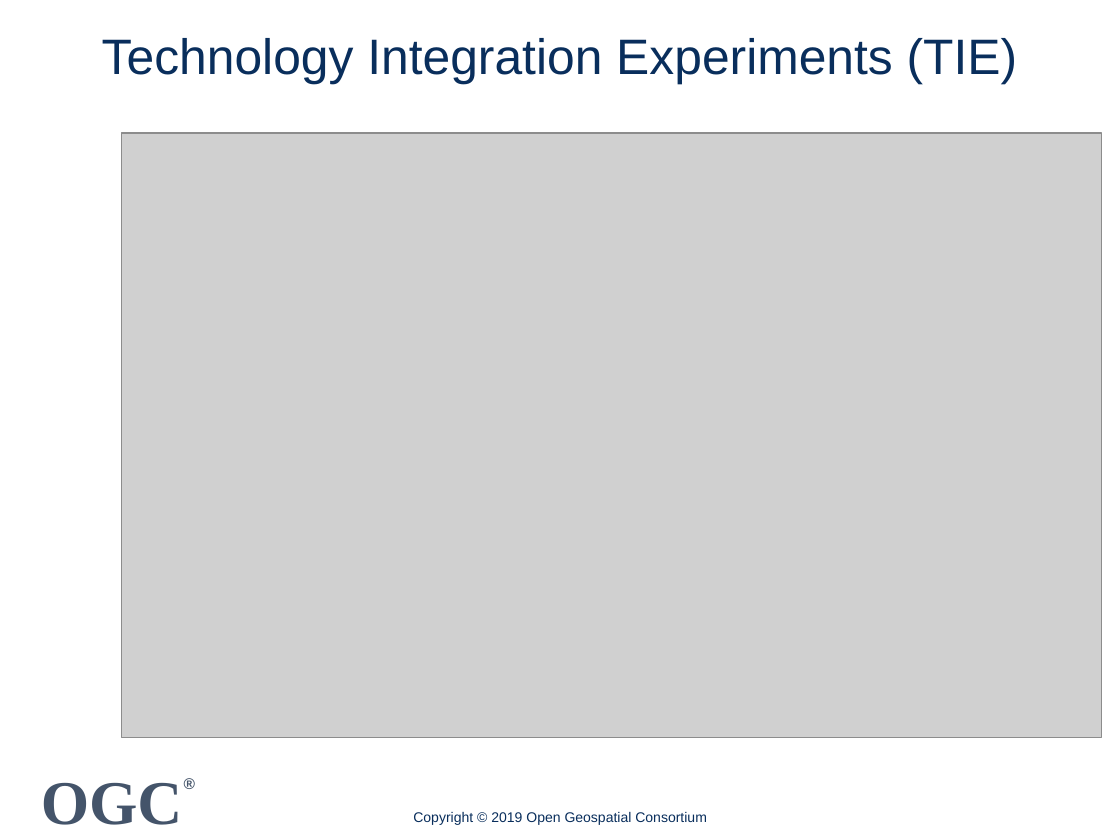
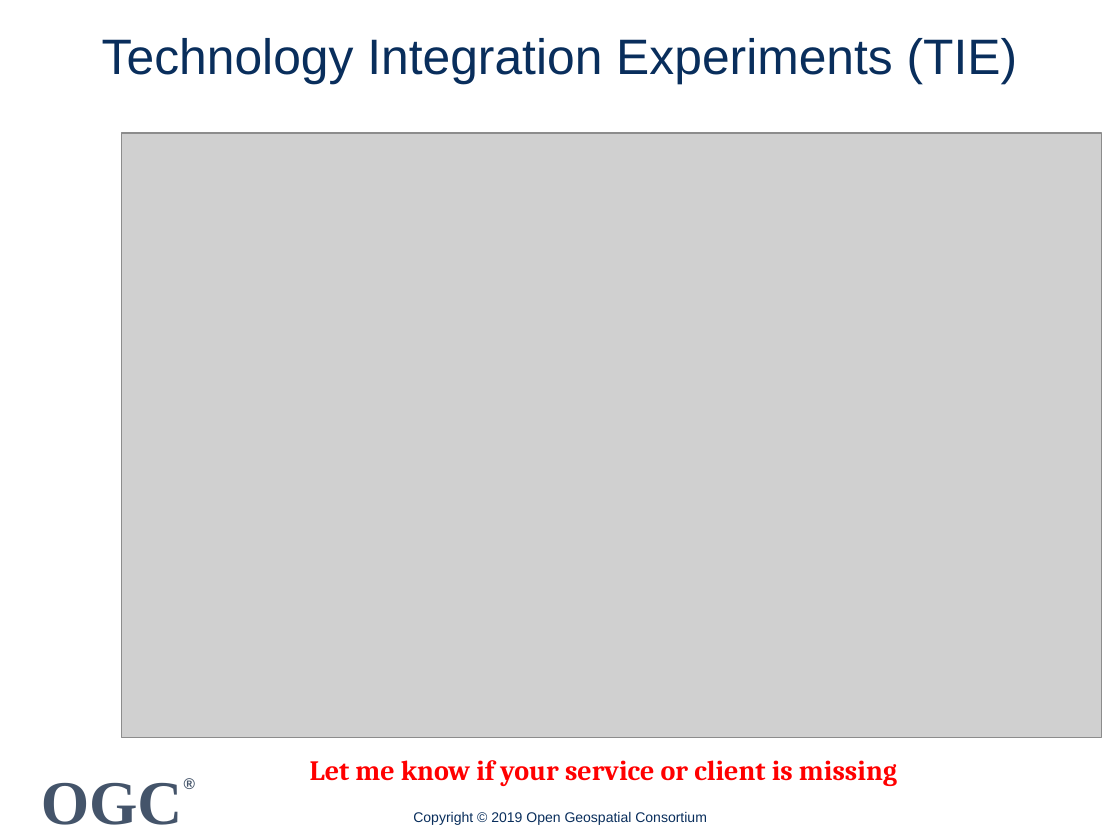
Before and after one commit to spacebel/OGC-API-Hackathon-2019, a slide deck: slide 6 of Presentations/OGC API Hackathon Outcomes.pptx (slide 5 before the commit). Drawn at 1120x840 pixels with LibreOffice and Linux fonts; fonts in the diff are those of the drawing; grey boxes stand for pictures; background and template pictures are left out. Boxes give left, top, right and bottom in pixels: in the first picture for what was removed or moved away, otherwise in the second. Text is boxed around its words. In the diff, an @@ line names an element or a change of style, - is before the commit and + after.

```diff
--- a/Presentations/OGC API Hackathon Outcomes.pptx
+++ b/Presentations/OGC API Hackathon Outcomes.pptx
@@ text added at (x1=310, y1=760, x2=897, y2=786), 18 pt, text #FF0000, bold @@
+Let me know if your service or client is missing
```
Also in this commit, not shown: 2 slides added, 2 other files.
